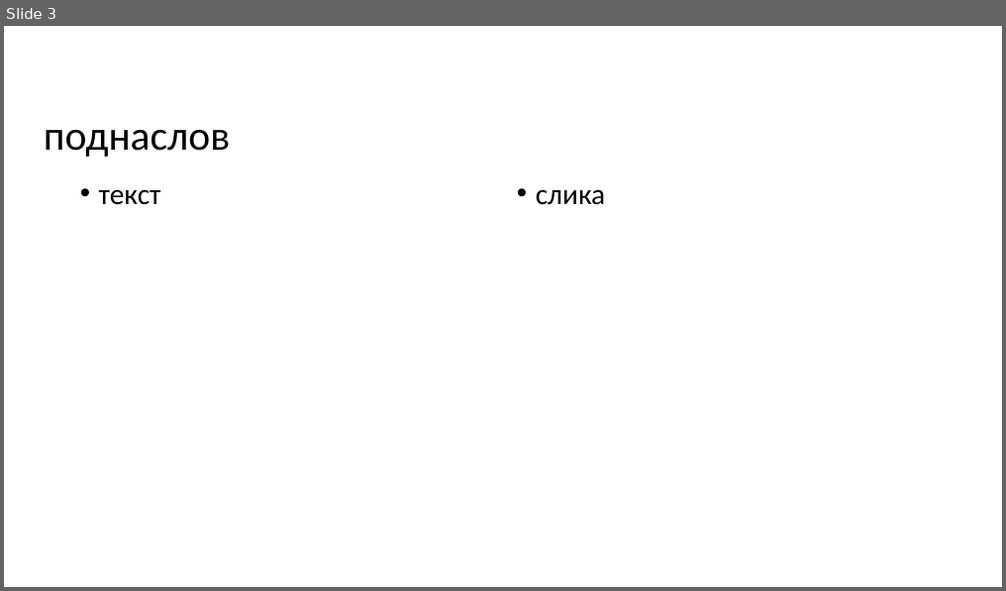
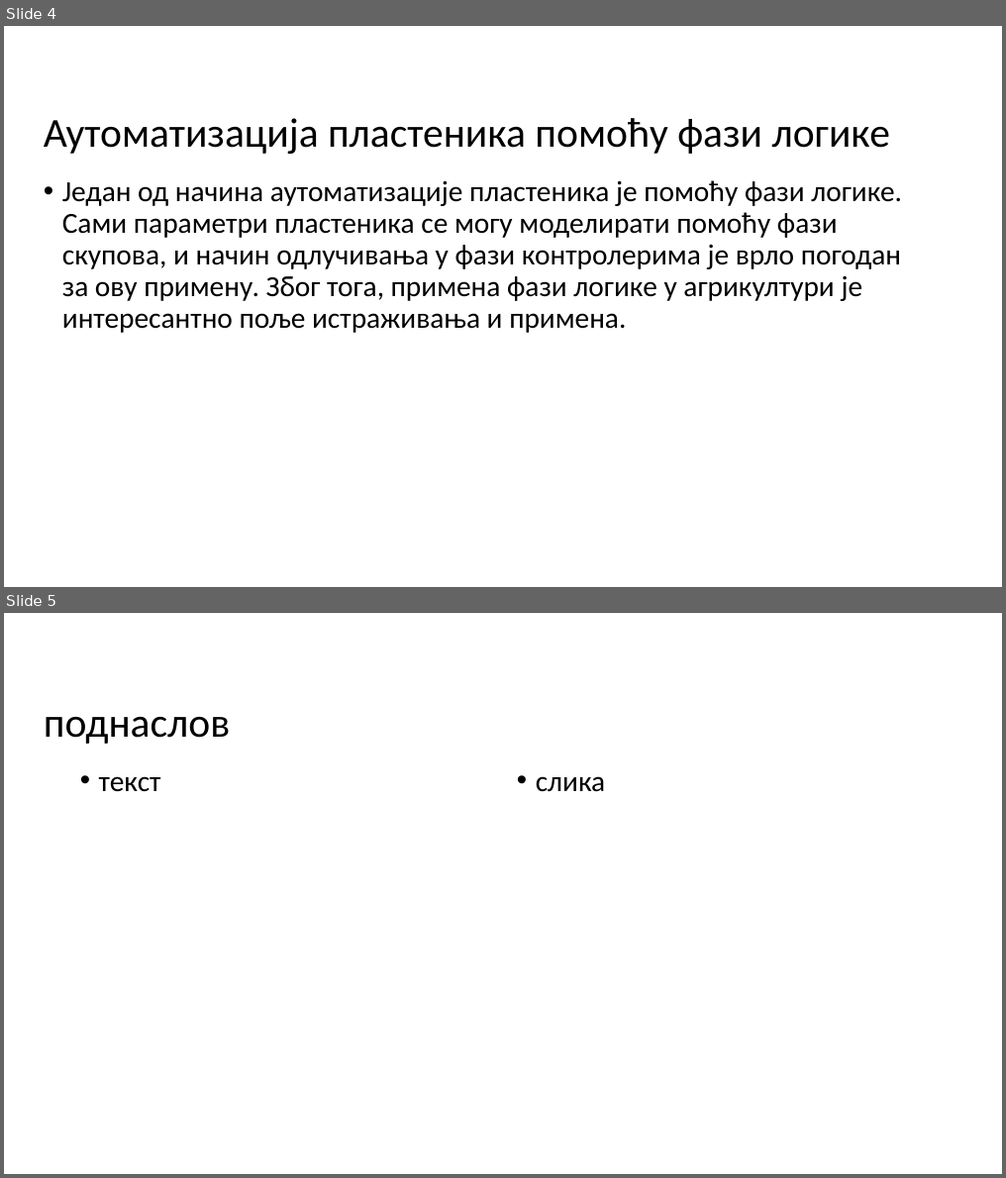
Before and after one commit to bozzano101/FuzzyGreenhouse, a slide deck: Presentation/Presentation.pptx. Shown one above the other, each under a label of ours: slide 3 before the commit, slides 4 and 5 after it. The pictures are 1006x591 and 1006x1178 pixels, drawn with LibreOffice and Linux fonts; fonts in the diff are those of the drawing; background and template pictures are left out. Boxes give left, top, right and bottom in pixels: in the first picture for what was removed or moved away, otherwise in the second. Text is boxed around its words. In the diff, an @@ line names an element or a change of style, - is before the commit and + after.

```diff
--- a/Presentation/Presentation.pptx
+++ b/Presentation/Presentation.pptx
@@ slide 4 added at (4,26,1002,587), background #FFFFFF @@
@@ title added at (44,118,890,154), 39.6 pt, text #000000 @@
+Аутоматизација пластеника помоћу фази логике
@@ text added at (62,180,902,333), 28 pt, text #000000 @@
+• Један од начина аутоматизације пластеника је помоћу фази логике. Сами параметри пластеника се могу моделирати помоћу фази скупова, и начин одлучивања у фази контролерима је врло погодан за ову примену. Због тога, примена фази логике у агрикултури је интересантно поље истраживања и примена.
@@ what was slide 3 is now slide 5 @@
```
Also in this commit, not shown: 3 other slides added, 2 slides removed.
